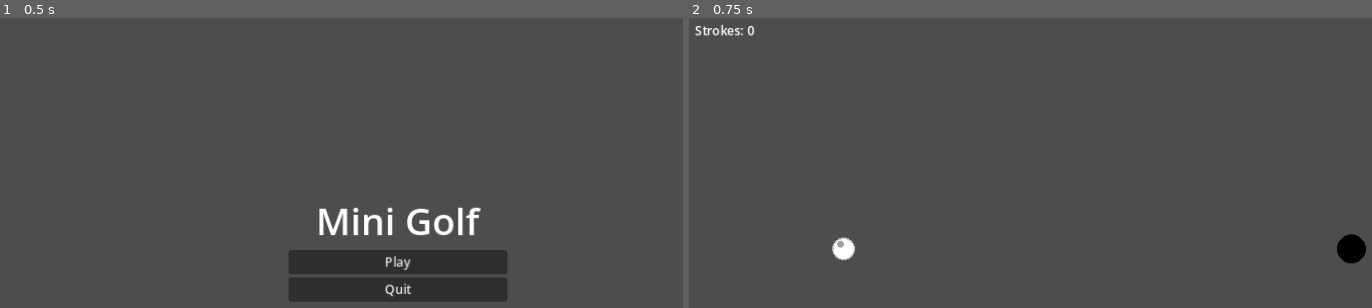
Above: before the commit, frames 1-2 (left to right).
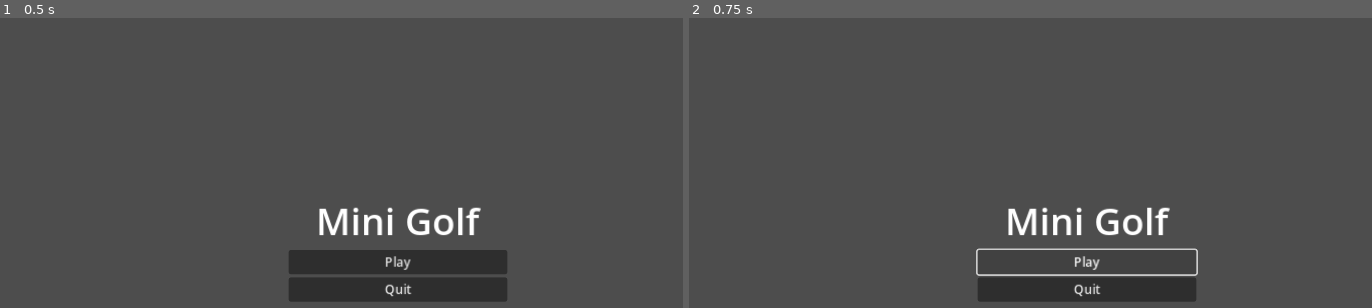
Above: after the commit, the same moments.

Repository: xjqcj357/godotgolf
Game: Godot game, scene res://scenes/Menu.tscn
Two runs of this game, one before a commit and one after it. Both use one fixed random seed, a clock stepped at 60 frames per second and the inputs below.
Inputs:
- Up to frame 1 (0.5 s): no input
- Up to frame 2 (0.75 s): click "Play" at 0.5 s

Frame 1 is identical in both runs. In frame 2, 4.8% of the frame differs, in the area x 0-100%, y 2-98%.
Error after the commit: Parse Error: Cannot find member "FILL_CONICAL" in base "GradientTexture2D". (res://scripts/Guard.gd:35)

Commit message:
Remove guard and flashlight textures

Diff:
--- a/scenes/Game.tscn
+++ b/scenes/Game.tscn
@@ -1,10 +1,11 @@
-[gd_scene load_steps=11 format=3]
+[gd_scene load_steps=16 format=3]
 
 [ext_resource type="Texture2D" path="res://assets/ball.png" id="1"]
 [ext_resource type="Texture2D" path="res://assets/hole.png" id="2"]
 [ext_resource type="Script" path="res://scripts/Game.gd" id="3"]
 [ext_resource type="Script" path="res://scripts/Ball.gd" id="4"]
 [ext_resource type="Script" path="res://scripts/Hole.gd" id="5"]
+[ext_resource type="PackedScene" path="res://scenes/Guard.tscn" id="6"]
 
 [sub_resource type="RectangleShape2D" id="1"]
 size = Vector2(1000, 20)
@@ -22,6 +23,18 @@
 friction = 0.2
 bounce = 0.6
 
+[sub_resource type="OccluderPolygon2D" id="6"]
+polygon = PackedVector2Array(Vector2(-500, -10), Vector2(500, -10), Vector2(500, 10), Vector2(-500, 10))
+
+[sub_resource type="OccluderPolygon2D" id="7"]
+polygon = PackedVector2Array(Vector2(-500, -10), Vector2(500, -10), Vector2(500, 10), Vector2(-500, 10))
+
+[sub_resource type="OccluderPolygon2D" id="8"]
+polygon = PackedVector2Array(Vector2(-10, -280), Vector2(10, -280), Vector2(10, 280), Vector2(-10, 280))
+
+[sub_resource type="OccluderPolygon2D" id="9"]
+polygon = PackedVector2Array(Vector2(-10, -280), Vector2(10, -280), Vector2(10, 280), Vector2(-10, 280))
+
 [node name="Game" type="Node2D"]
 script = ExtResource("3")
 
@@ -38,11 +51,17 @@
 [node name="CollisionShape2D" type="CollisionShape2D" parent="Walls/Top"]
 shape = SubResource("1")
 
+[node name="LightOccluder2D" type="LightOccluder2D" parent="Walls/Top"]
+occluder = SubResource("6")
+
 [node name="Bottom" type="StaticBody2D" parent="Walls"]
 position = Vector2(512, 590)
 
 [node name="CollisionShape2D" type="CollisionShape2D" parent="Walls/Bottom"]
 shape = SubResource("1")
+
+[node name="LightOccluder2D" type="LightOccluder2D" parent="Walls/Bottom"]
+occluder = SubResource("7")
 
 [node name="Left" type="StaticBody2D" parent="Walls"]
 position = Vector2(10, 300)
@@ -50,11 +69,17 @@
 [node name="CollisionShape2D" type="CollisionShape2D" parent="Walls/Left"]
 shape = SubResource("2")
 
+[node name="LightOccluder2D" type="LightOccluder2D" parent="Walls/Left"]
+occluder = SubResource("8")
+
 [node name="Right" type="StaticBody2D" parent="Walls"]
 position = Vector2(1014, 300)
 
 [node name="CollisionShape2D" type="CollisionShape2D" parent="Walls/Right"]
 shape = SubResource("2")
+
+[node name="LightOccluder2D" type="LightOccluder2D" parent="Walls/Right"]
+occluder = SubResource("9")
 
 [node name="Ball" type="RigidBody2D" parent="."]
 position = Vector2(200, 300)
@@ -85,6 +110,10 @@
 centered = true
 modulate = Color(0, 0, 0, 1)
 
+[node name="Guard" parent="." instance=ExtResource("6")]
+position = Vector2(400, 300)
+patrol_points = PackedVector2Array(Vector2(400, 300), Vector2(600, 300))
+
 [node name="UI" type="CanvasLayer" parent="."]
 
 [node name="VBox" type="VBoxContainer" parent="UI"]
--- /dev/null
+++ b/scenes/Guard.tscn
@@ -0,0 +1,21 @@
+[gd_scene load_steps=3 format=3]
+
+[ext_resource type="Script" path="res://scripts/Guard.gd" id="1"]
+
+[sub_resource type="RectangleShape2D" id="1"]
+size = Vector2(16, 16)
+
+[node name="Guard" type="CharacterBody2D"]
+script = ExtResource("1")
+
+[node name="Body" type="Polygon2D" parent="."]
+polygon = PackedVector2Array(Vector2(-8, -8), Vector2(8, -8), Vector2(8, 8), Vector2(-8, 8))
+color = Color(1, 0, 0, 1)
+
+[node name="CollisionShape2D" type="CollisionShape2D" parent="."]
+shape = SubResource("1")
+
+[node name="Light2D" type="Light2D" parent="."]
+color = Color(1, 1, 0, 1)
+energy = 1.5
+shadow_enabled = true
--- /dev/null
+++ b/scripts/Guard.gd
@@ -0,0 +1,36 @@
+extends CharacterBody2D
+
+@export var patrol_points: Array[Vector2] = []
+@export var speed: float = 100.0
+
+var _current_index: int = 0
+@onready var light: Light2D = $Light2D
+
+func _ready() -> void:
+    _setup_flashlight()
+
+func _physics_process(delta: float) -> void:
+    if patrol_points.is_empty():
+        velocity = Vector2.ZERO
+        return
+
+    var target: Vector2 = patrol_points[_current_index]
+    var to_target: Vector2 = target - global_position
+    if to_target.length() < 5.0:
+        _current_index = (_current_index + 1) % patrol_points.size()
+        target = patrol_points[_current_index]
+        to_target = target - global_position
+    velocity = to_target.normalized() * speed
+    if velocity.length() > 0:
+        rotation = velocity.angle()
+    move_and_slide()
+
+func _setup_flashlight() -> void:
+    var grad := Gradient.new()
+    grad.colors = PackedColorArray([Color(1, 1, 0, 1), Color(1, 1, 0, 0)])
+    var tex := GradientTexture2D.new()
+    tex.gradient = grad
+    tex.width = 256
+    tex.height = 256
+    tex.fill = GradientTexture2D.FILL_CONICAL
+    light.texture = tex
